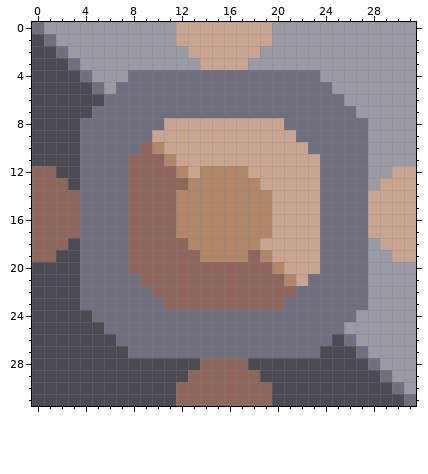
One commit to this pixel-art sprite: sprites/blocks/power/powerduo.png. The first picture shows the starting point.
The file is 32x32 pixels.
The result:
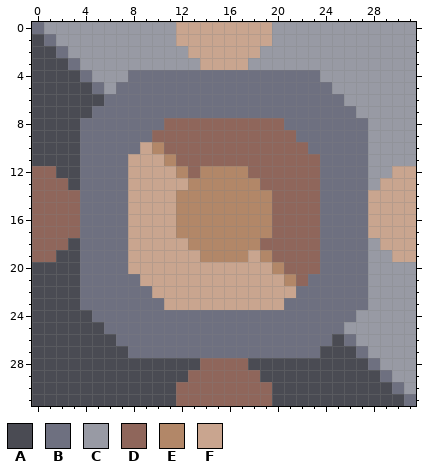
Palette (. is transparent): A #4a4b53  B #6e7080  C #989aa4  D #8f665b  E #b28768  F #c9a58f
Changes in this commit:
y 8: x 11..20 FFFFFFFFFF -> DDDDDDDDDD
y 9: x 10..21 FFFFFFFFFFFF -> DDDDDDDDDDDD
y 10: x 9 D -> F; x 11..22 FFFFFFFFFFFF -> DDDDDDDDDDDD
y 11: x 8..10 DDD -> FFF; x 12..23 FFFFFFFFFFFF -> DDDDDDDDDDDD
y 12: x 8..11 DDDD -> FFFF; x 13 F -> D; x 18..23 FFFFFF -> DDDDDD
y 13: x 8..12 DDDDD -> FFFFF; x 19..23 FFFFF -> DDDDD
y 14..17: x 8..11 DDDD -> FFFF; x 20..23 FFFF -> DDDD
y 18: x 8..12 DDDDD -> FFFFF; x 19..23 FFFFF -> DDDDD
y 19: x 8..13 DDDDDD -> FFFFFF; x 18 D -> F; x 20..23 FFFF -> DDDD
y 20: x 8..19 DDDDDDDDDDDD -> FFFFFFFFFFFF; x 21..23 FFF -> DDD
y 21: x 9..20 DDDDDDDDDDDD -> FFFFFFFFFFFF; x 22 F -> D
y 22: x 10..21 DDDDDDDDDDDD -> FFFFFFFFFFFF
y 23: x 11..20 DDDDDDDDDD -> FFFFFFFFFF
